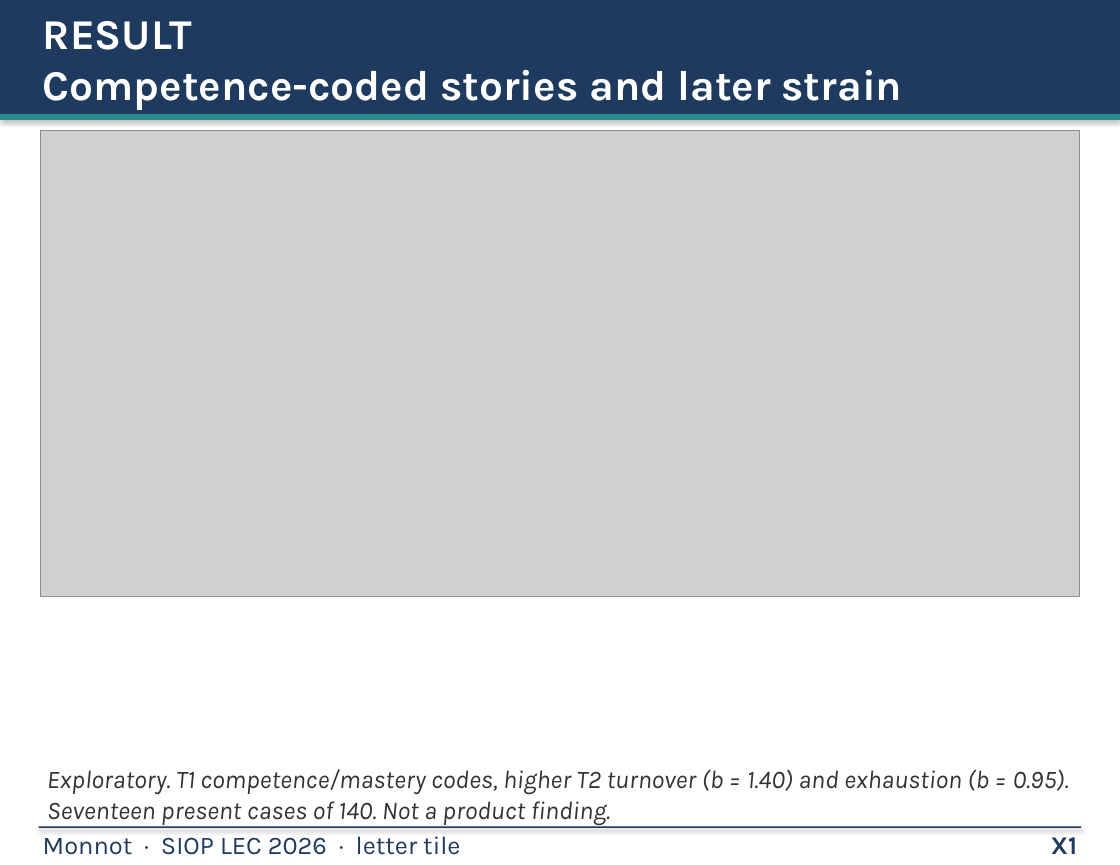
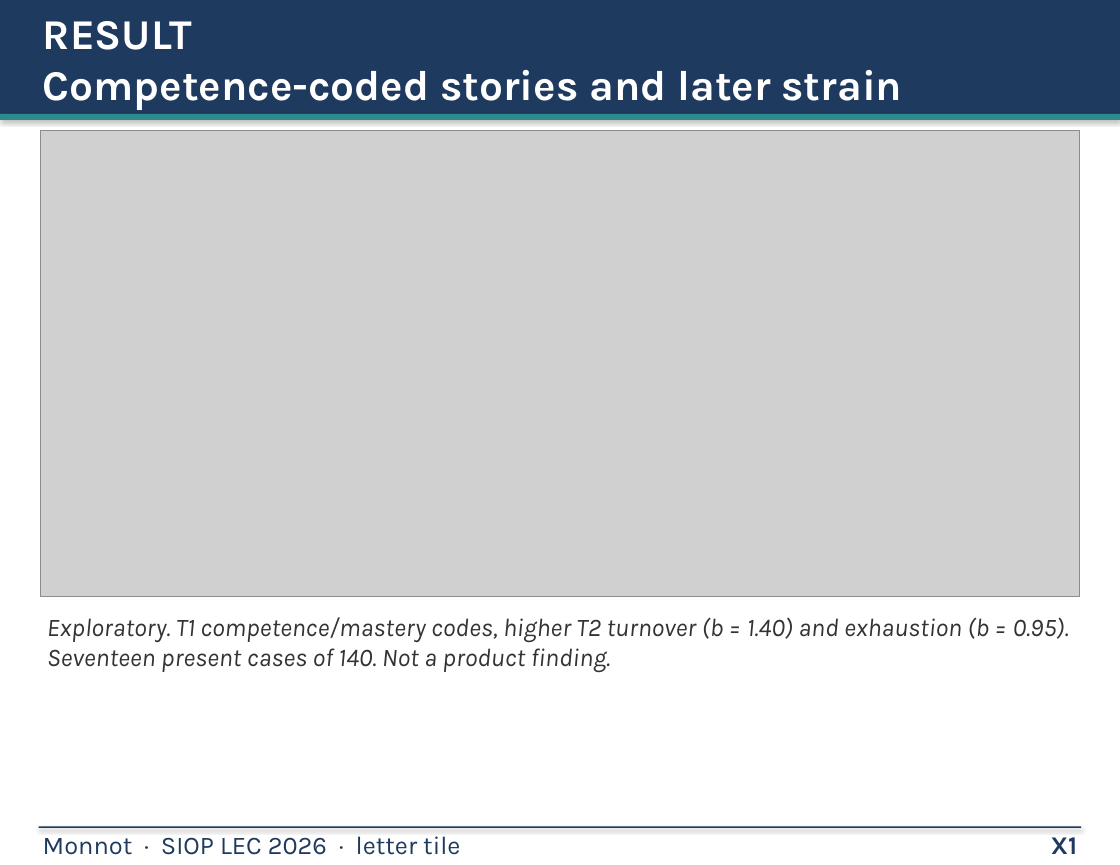
Before and after one commit to mjmonnot/mjmonnot.github.io, a slide deck: slide 17 of lec-2026/assets/Monnot_Poster_v5.pptx. Drawn at 1120x865 pixels with LibreOffice and Linux fonts; fonts in the diff are those of the drawing; grey boxes stand for pictures. Boxes give left, top, right and bottom in pixels: in the first picture for what was removed or moved away, otherwise in the second. Text is boxed around its words. In the diff, an @@ line names an element or a change of style, - is before the commit and + after.

Commit message:
lec-2026: fix clipped/overflowing figure text (benchmarks, timeline); timeline outcomes and .746; reword exploratory tiles; deck v5 captions fitted

```diff
--- a/lec-2026/assets/Monnot_Poster_v5.pptx
+++ b/lec-2026/assets/Monnot_Poster_v5.pptx
@@ text "Exploratory. T1 competence/mastery codes, higher ...": place and size @@
-text "Exploratory. T1 competence/mastery codes, higher ..." at (47, 769, 1069, 825)
+text "Exploratory. T1 competence/mastery codes, higher ..." at (47, 617, 1069, 673)
```
Also in this commit, not shown: 9 other slides changed, 5 other files.
